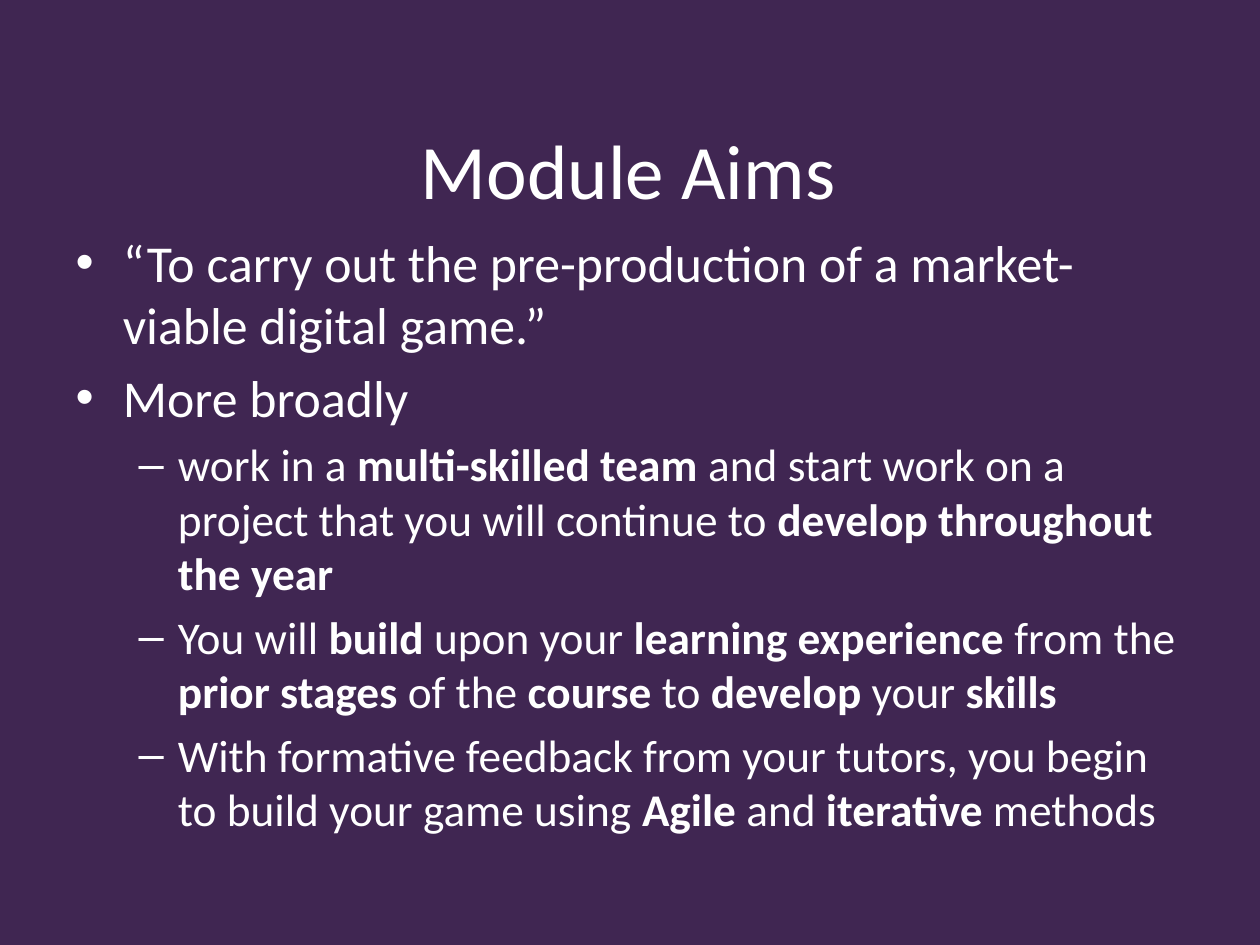
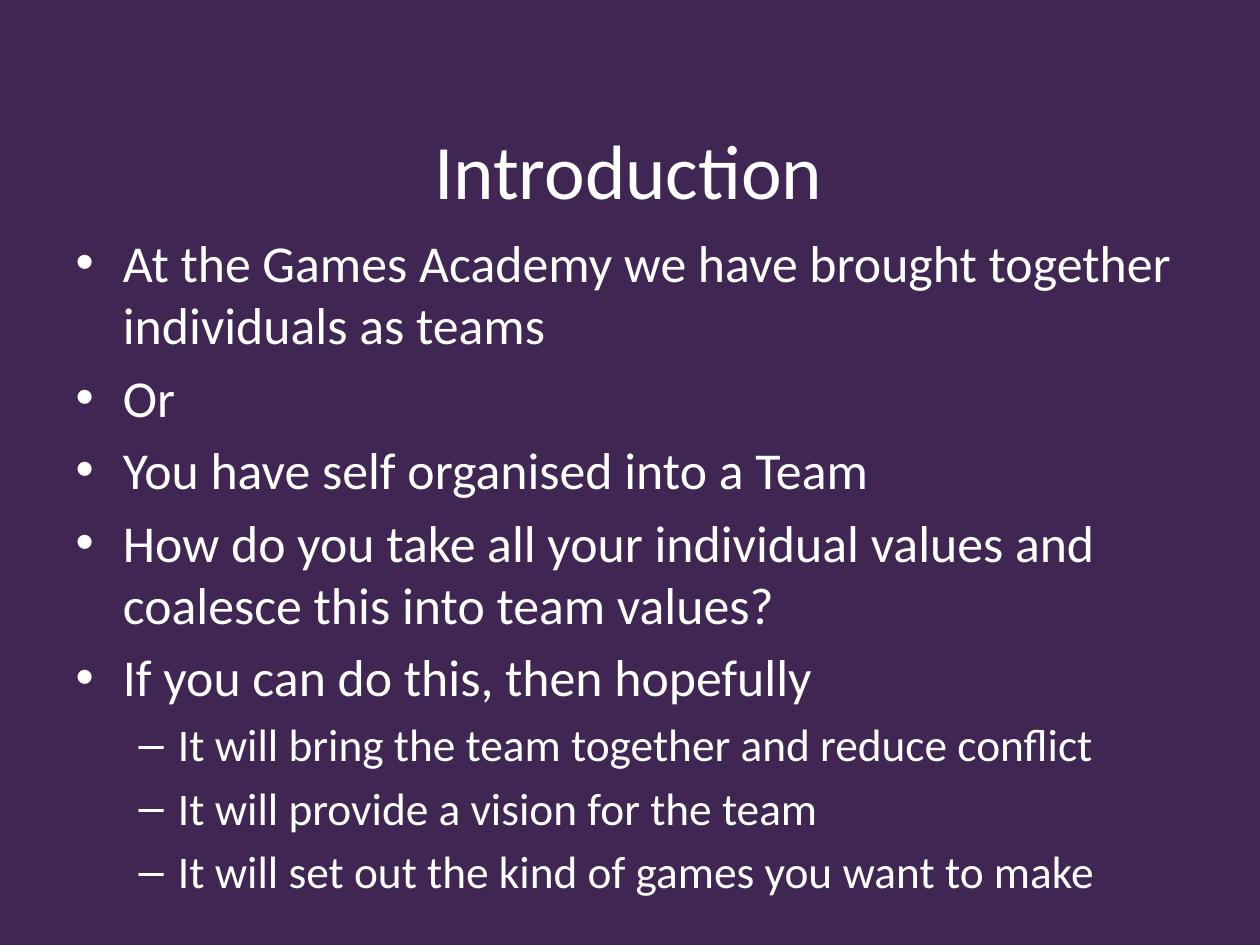
Before and after one commit to Falmouth-Games-Academy/ba-course-materials, a slide deck: slide 2 of GAM320/02/20-21-GAM320-02-Manifesto.pptx. Drawn at 1260x945 pixels with LibreOffice and Linux fonts; fonts in the diff are those of the drawing; background and template pictures are left out. Boxes give left, top, right and bottom in pixels: in the first picture for what was removed or moved away, otherwise in the second. Text is boxed around its words. In the diff, an @@ line names an element or a change of style, - is before the commit and + after.

Commit message:
Game Manifesto uploaded

```diff
--- a/GAM320/02/20-21-GAM320-02-Manifesto.pptx
+++ b/GAM320/02/20-21-GAM320-02-Manifesto.pptx
@@ title at (x1=434, y1=145, x2=822, y2=200): text changed @@
-Module Aims
+Introduction
@@ text at (x1=123, y1=246, x2=1171, y2=896): text changed; size 25.9 to 29.6 pt @@
-• “To carry out the pre-production of a market-viable digital game.”
-• More broadly
-  – work in a multi-skilled team and start work on a project that you will continue to develop throughout the year
-  – You will build upon your learning experience from the prior stages of the course to develop your skills
-  – With formative feedback from your tutors, you begin to build your game using Agile and iterative methods
+• At the Games Academy we have brought together individuals as teams
+• Or
+• You have self organised into a Team
+• How do you take all your individual values and coalesce this into team values?
+• If you can do this, then hopefully
+  – It will bring the team together and reduce conflict
+  – It will provide a vision for the team
+  – It will set out the kind of games you want to make
```
Also in this commit, not shown: 2 other slides changed, 9 slides added.
